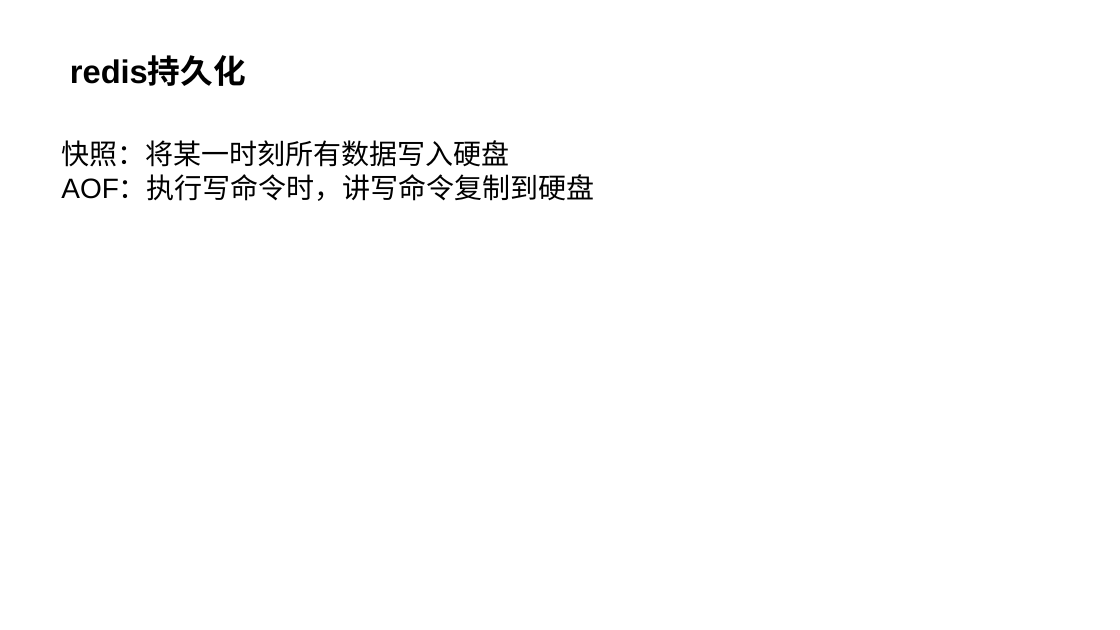
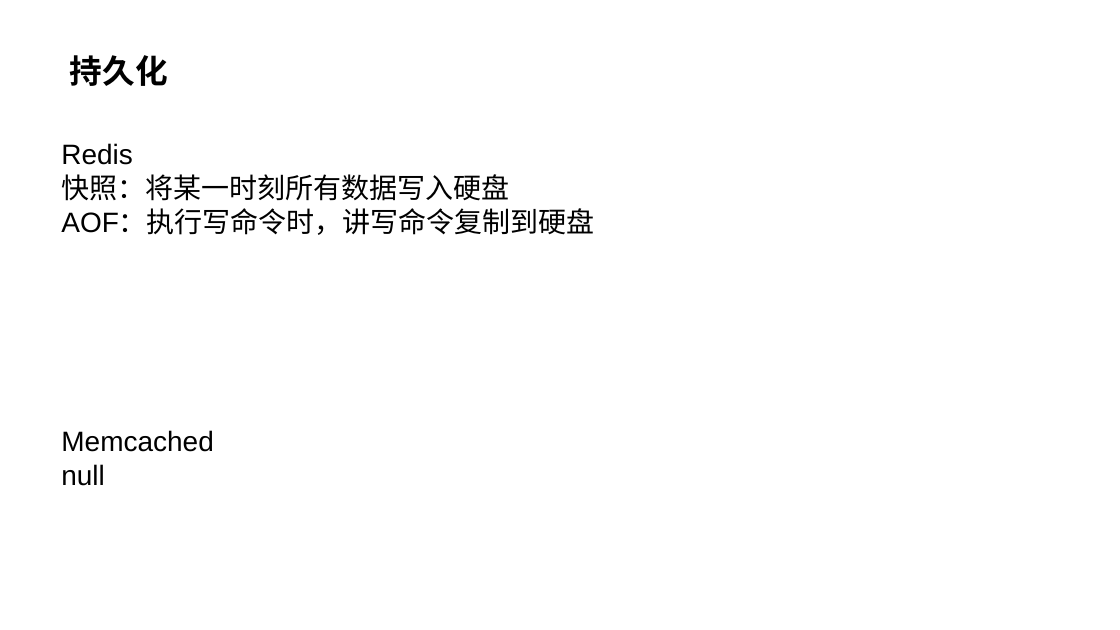
Before and after one commit to SoaringPhoenix/a-few-files, a slide deck: slide 9 of redis&memcached.pptx (slide 8 before the commit). Drawn at 1120x630 pixels with LibreOffice and Linux fonts; fonts in the diff are those of the drawing. Boxes give left, top, right and bottom in pixels: in the first picture for what was removed or moved away, otherwise in the second. Text is boxed around its words. In the diff, an @@ line names an element or a change of style, - is before the commit and + after.

Commit message:
1.6 add memcached comparison

```diff
--- a/redis&memcached.pptx
+++ b/redis&memcached.pptx
@@ title at (x1=70, y1=55, x2=168, y2=86): text changed @@
-redis持久化
+持久化
@@ text at (x1=61, y1=143, x2=133, y2=165): paragraph added @@
+Redis
@@ text added at (x1=61, y1=430, x2=214, y2=486), 24 pt, text #000000 @@
+Memcached
+null
```
Also in this commit, not shown: 5 other slides changed, 2 slides added.
